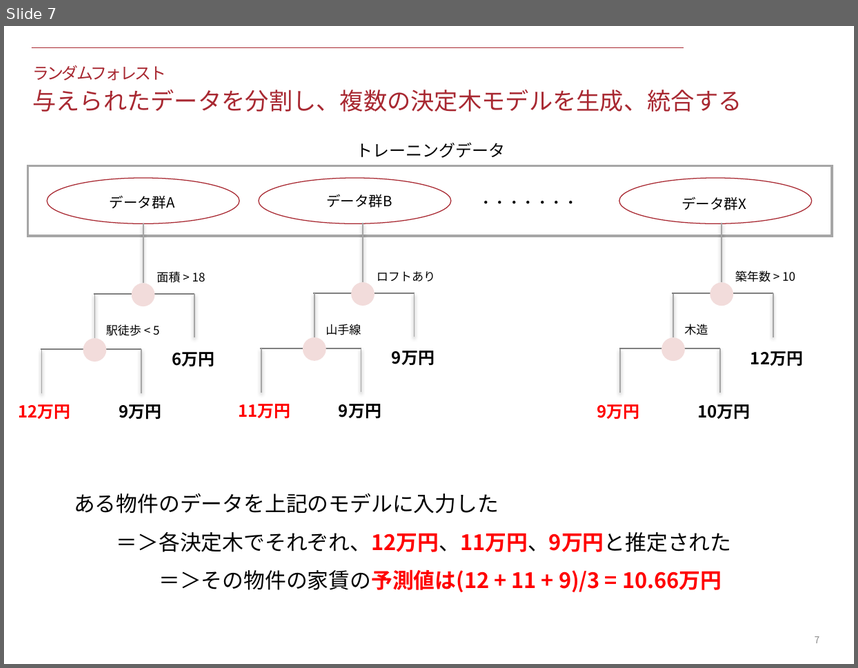
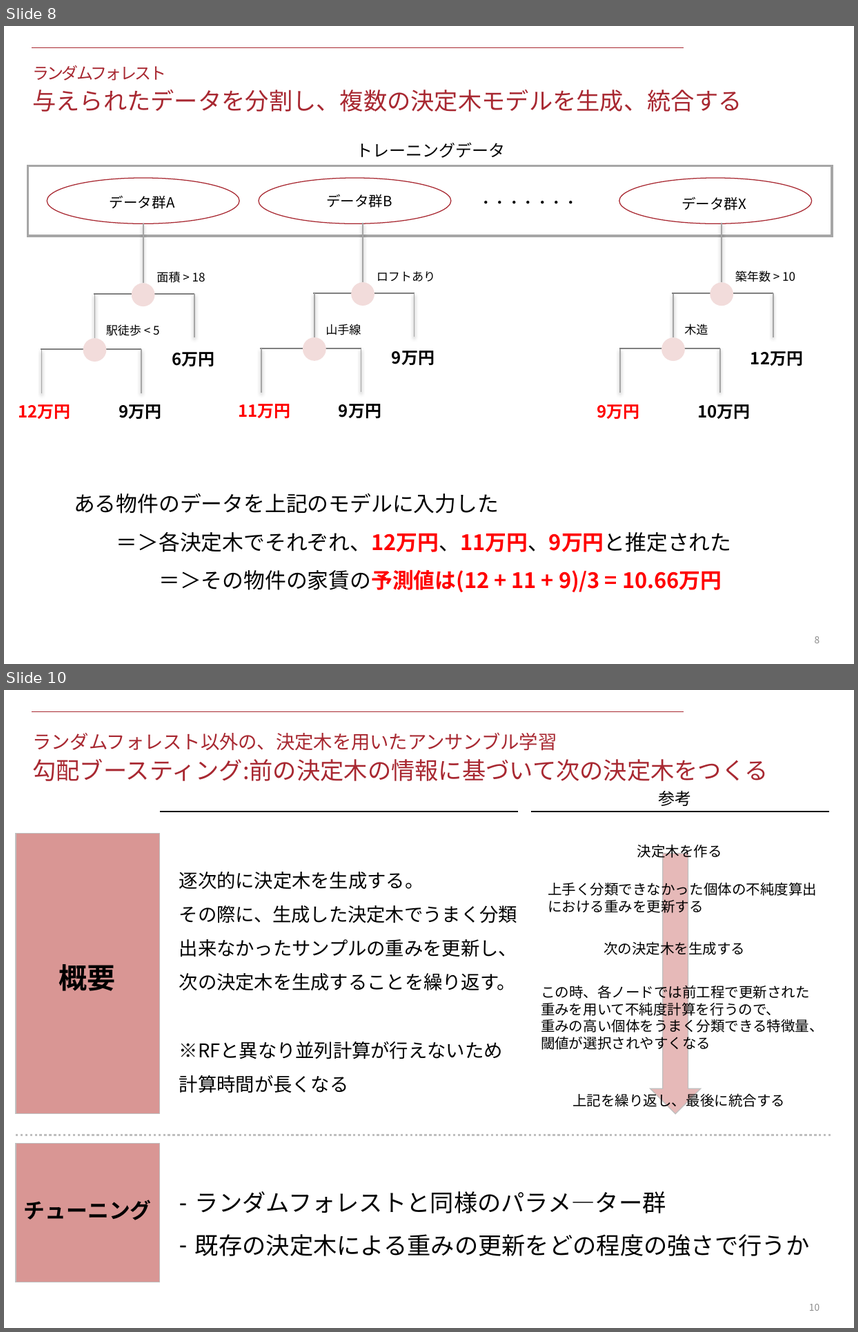
Before and after one commit to KeitoSugiyama/data_science_seminar, a slide deck: 1_logit_and_random_forest/files/document.pptx. Shown one above the other, each under a label of ours: slide 7 before the commit, slides 8 and 10 after it; the slides between them are not shown. The pictures are 858x668 and 858x1332 pixels, drawn with LibreOffice and Linux fonts; fonts in the diff are those of the drawing. Boxes give left, top, right and bottom in pixels: in the first picture for what was removed or moved away, otherwise in the second. Text is boxed around its words. In the diff, an @@ line names an element or a change of style, - is before the commit and + after.

```diff
--- a/1_logit_and_random_forest/files/document.pptx
+++ b/1_logit_and_random_forest/files/document.pptx
@@ slide 10 added at (4, 690, 854, 1328), background #FFFFFF; not listed: 1 template element that a slide beside it also shows @@
@@ title added at (32, 733, 769, 781), 20 pt, text #A82831 @@
+ランダムフォレスト以外の、決定木を用いたアンサンブル学習
+勾配ブースティング:前の決定木の情報に基づいて次の決定木をつくる
@@ text added at (659, 791, 692, 806), 14 pt, text #000000 @@
+参考
@@ line added from (159, 811) to (518, 811), #000000 1 pt @@
@@ line added from (531, 811) to (829, 811), #000000 1 pt @@
@@ rectangle added at (16, 834, 159, 1114), fill #D99694, outline #BFBFBF 0.75 pt @@
@@ text added at (637, 844, 722, 860), 12 pt, text #000000 @@
+決定木を作る
@@ down arrow added at (650, 854, 700, 1114), fill #E6B9B8, outline #BFBFBF 0.75 pt @@
@@ text added at (179, 871, 517, 1093), 16 pt, text #000000 @@
+逐次的に決定木を生成する。
+その際に、生成した決定木でうまく分類
+出来なかったサンプルの重みを更新し、
+次の決定木を生成することを繰り返す。
+※RFと異なり並列計算が行えないため
+計算時間が長くなる
@@ text added at (548, 880, 817, 916), 12 pt, text #000000 @@
+上手く分類できなかった個体の不純度算出
+における重みを更新する
@@ text added at (604, 940, 745, 958), 12 pt, text #000000 @@
+次の決定木を生成する
@@ text added at (59, 964, 116, 991), 24 pt, text #000000, bold @@
+概要
@@ text added at (541, 983, 824, 1052), 12 pt, text #000000 @@
+この時、各ノードでは前工程で更新された
+重みを用いて不純度計算を行うので、
+重みの高い個体をうまく分類できる特徴量、
+閾値が選択されやすくなる
@@ text added at (573, 1092, 785, 1110), 12 pt, text #000000 @@
+上記を繰り返し、最後に統合する
@@ rectangle added at (16, 1143, 159, 1281), fill #D99694, outline #BFBFBF 0.75 pt @@
@@ line added from (16, 1134) to (831, 1134), #BFBFBF 2 pt dashed @@
@@ text added at (24, 1199, 152, 1220), 18 pt, text #000000, bold @@
+チューニング
@@ text added at (195, 1191, 809, 1256), 20 pt, text #000000 @@
+– ランダムフォレストと同様のパラメ―ター群
+– 既存の決定木による重みの更新をどの程度の強さで行うか
@@ page number added at (809, 1303, 820, 1310), 8 pt, text #8C8C8C @@
+10
@@ what was slide 7 is now slide 8 @@
@@ page number at (815, 636, 820, 643): text changed @@
-7
+8
```
Also in this commit, not shown: 1 slide changed, 3 other slides added, 1 slide removed, 1 other file.
